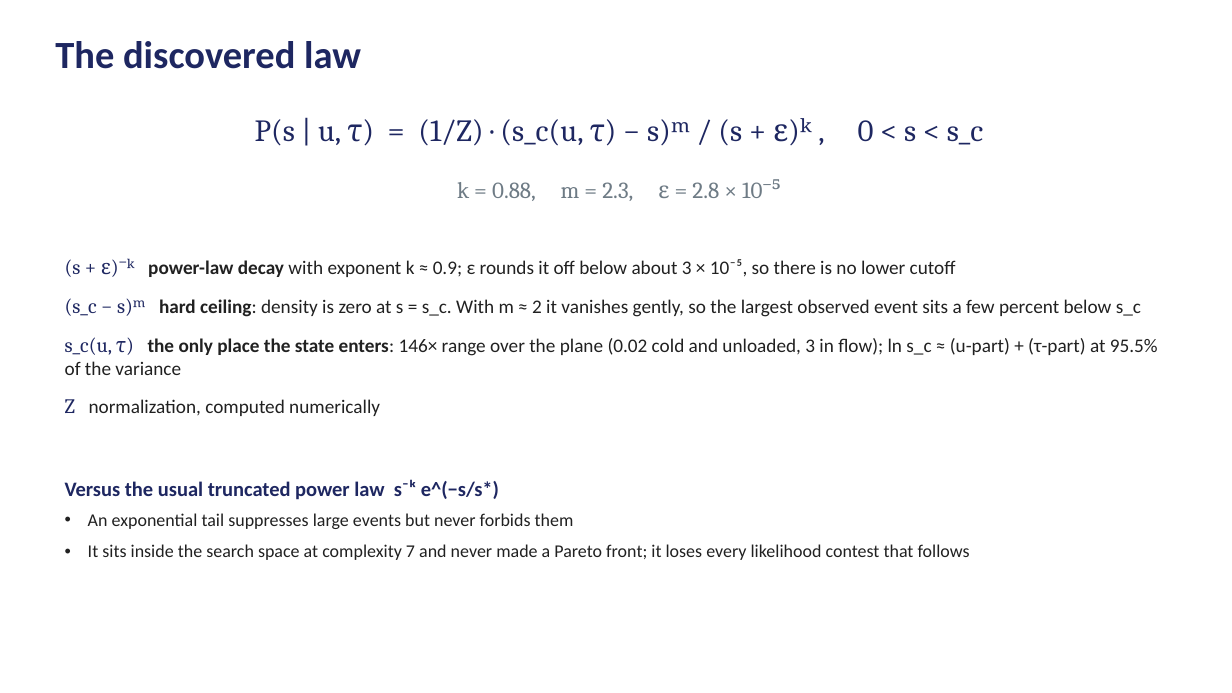
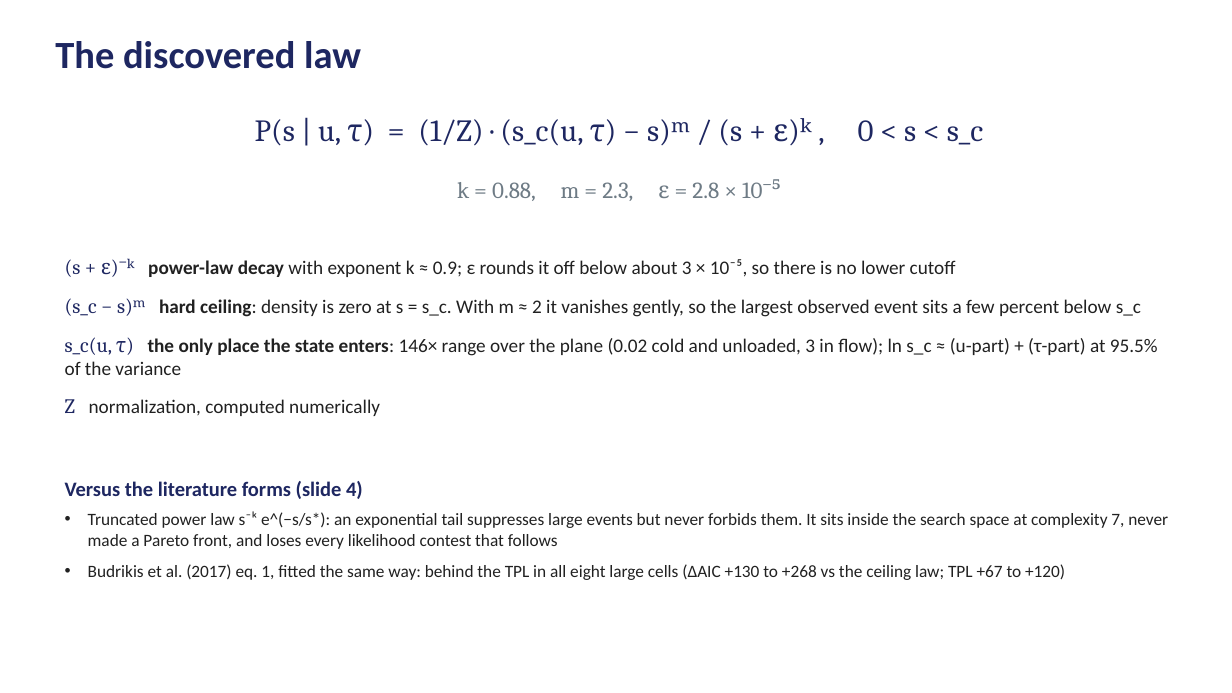
Before and after one commit to Samc73/SEEM, a slide deck: slide 8 of SEEM_project_deck.pptx (slide 5 before the commit). Drawn at 1232x693 pixels with LibreOffice and Linux fonts; fonts in the diff are those of the drawing. Boxes give left, top, right and bottom in pixels: in the first picture for what was removed or moved away, otherwise in the second. Text is boxed around its words. In the diff, an @@ line names an element or a change of style, - is before the commit and + after.

```diff
--- a/SEEM_project_deck.pptx
+++ b/SEEM_project_deck.pptx
@@ text at (65, 481, 1168, 580): text changed; size 14 to 13.5 pt @@
-Versus the usual truncated power law s⁻ᵏ e^(−s/s*)
-• An exponential tail suppresses large events but never forbids them
-• It sits inside the search space at complexity 7 and never made a Pareto front; it loses every likelihood contest that follows
+Versus the literature forms (slide 4)
+• Truncated power law s⁻ᵏ e^(−s/s*): an exponential tail suppresses large events but never forbids them. It sits inside the search space at complexity 7, never made a Pareto front, and loses every likelihood contest that follows
+• Budrikis et al. (2017) eq. 1, fitted the same way: behind the TPL in all eight large cells (ΔAIC +130 to +268 vs the ceiling law; TPL +67 to +120)
```
Also in this commit, not shown: 3 other slides changed, 4 slides added, 8 other files.
